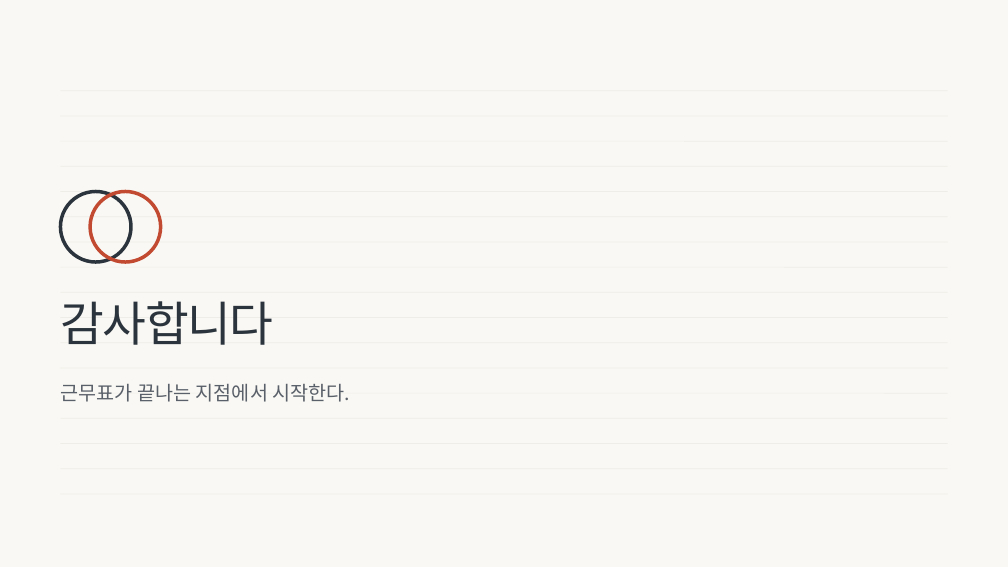
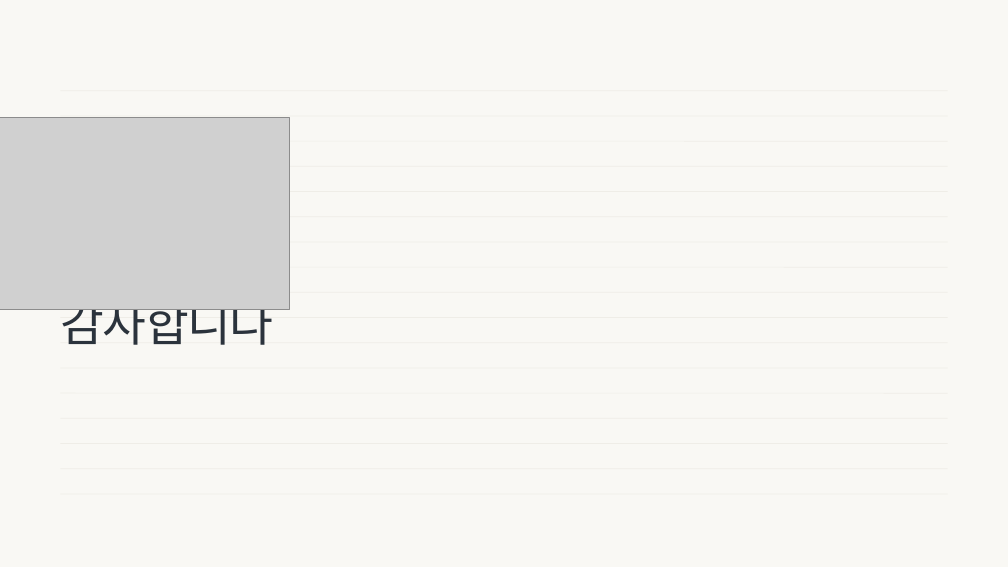
Before and after one commit to wodnjs2020136144/skala-webservice-mini, a slide deck: slide 26 of deliverables/10반_황재원_너와나의인계고리-발표용.pptx. Drawn at 1008x567 pixels with LibreOffice and Linux fonts; fonts in the diff are those of the drawing; grey boxes stand for pictures. Boxes give left, top, right and bottom in pixels: in the first picture for what was removed or moved away, otherwise in the second. Text is boxed around its words. In the diff, an @@ line names an element or a change of style, - is before the commit and + after.

```diff
--- a/deliverables/10반_황재원_너와나의인계고리-발표용.pptx
+++ b/deliverables/10반_황재원_너와나의인계고리-발표용.pptx
@@ picture added at (0,117,289,309) @@
@@ ellipse removed at (60,192,131,262) @@
@@ ellipse removed at (90,192,160,262) @@
@@ text removed at (60,384,351,402) @@
-근무표가 끝나는 지점에서 시작한다.
```
Also in this commit, not shown: 25 other slides changed.
